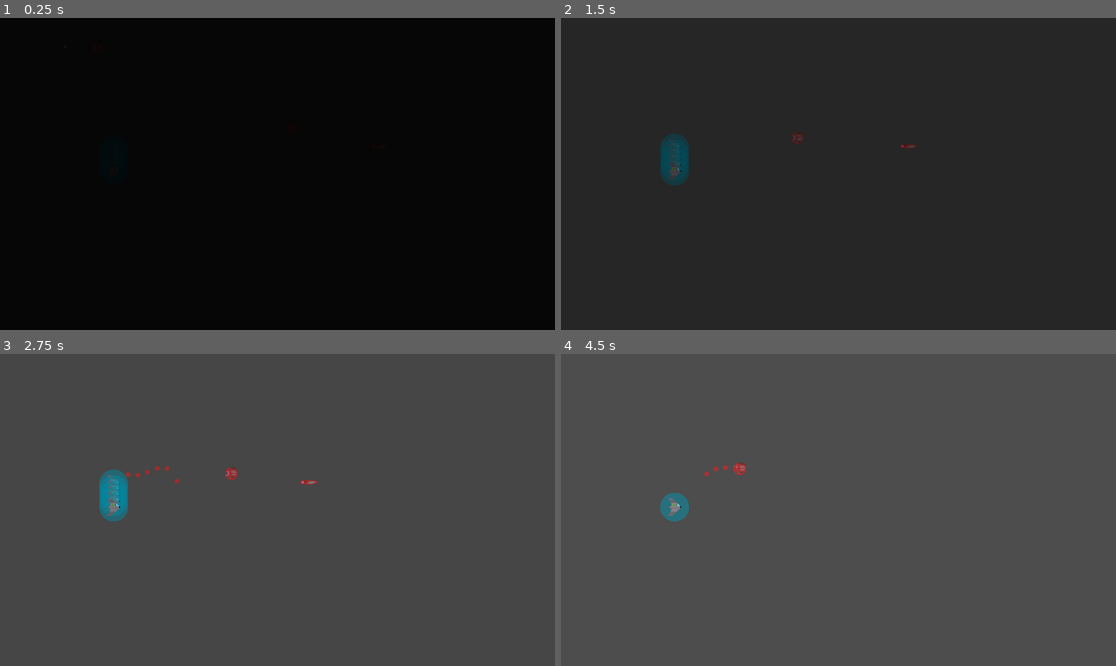
Above: before the commit, frames 1-4 (two rows, left to right).
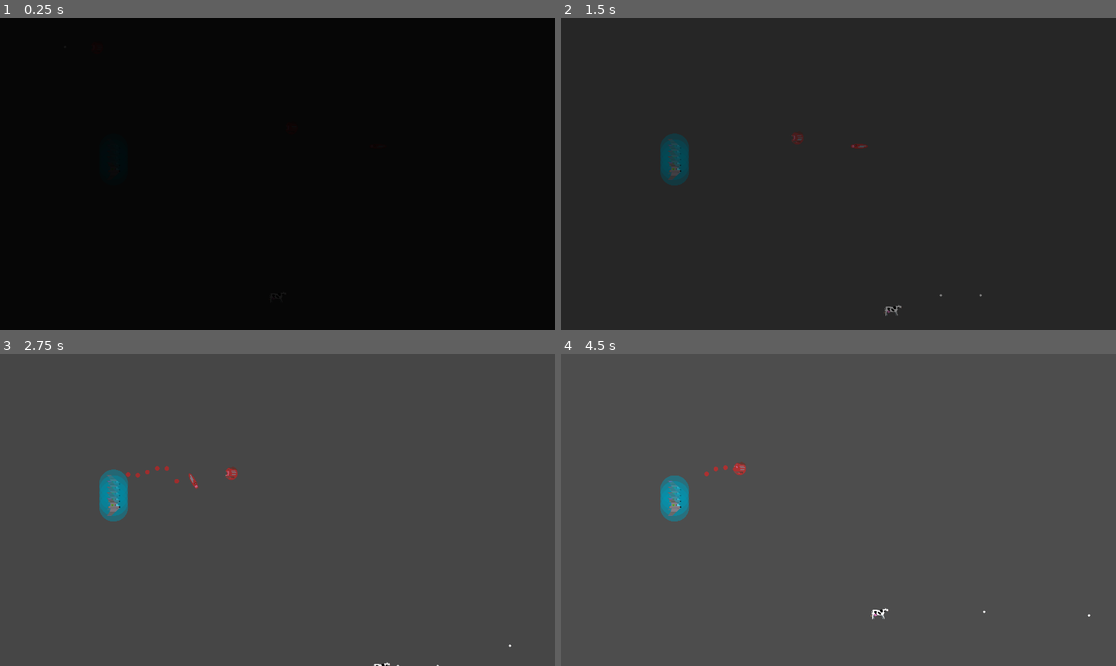
Above: after the commit, the same moments.

Repository: tfmertz/gamedevtv-jam-2026
Game: Godot game, scene res://scene/test/tom_test_level.tscn
Two runs of this game, one before a commit and one after it. Both use one fixed random seed, a clock stepped at 60 frames per second and the inputs below. This scene is started directly instead of the project's main scene.
Inputs:
- Up to frame 1 (0.25 s): no input
- Up to frame 2 (1.5 s): tap Enter at 0.5 s; hold D (move_right) 0.53-1.28 s; tap F (cycle_formation) at 0.6 s; hold S (move_down) from 1.28 s (still down); tap R (cycle_spacing) at 1.35 s
- Up to frame 3 (2.75 s): release S (move_down) at 2.03 s; hold D (move_right) from 2.03 s (still down); tap G (sort_ships) at 2.1 s
- Up to frame 4 (4.5 s): release D (move_right) at 2.78 s; hold W (move_up) 2.78-3.53 s; tap 3 at 2.85 s; hold A (move_left) from 3.53 s (still down); tap 4 at 3.6 s; tap 5 at 4.35 s

The runs differ from the first frame. In frame 2, 0.1% of the frame differs, in the area x 52-76%, y 40-96%; in frame 3, 0.1%; in frame 4, 0.5%, in the area x 17-96%, y 38-86%.

Commit message:
Enemy tweaks

Diff:
--- a/scene/bomber.tscn
+++ b/scene/bomber.tscn
@@ -13,6 +13,7 @@
 collision_layer = 2
 script = ExtResource("1_u514y")
 attack = 5
+speed = 250
 
 [node name="Sprite2D" type="Sprite2D" parent="." unique_id=1463319858]
 position = Vector2(-12, 4)
--- a/scene/test/tom_test_level.gd
+++ b/scene/test/tom_test_level.gd
@@ -3,12 +3,14 @@
 var bullet_scene: PackedScene = preload("res://scene/bullet.tscn")
 var enemy_scene: PackedScene = preload("res://scene/enemy_ship_node.tscn")
 var ship_scene: PackedScene = preload("res://scene/ship_node.tscn")
+var group_scene : PackedScene = preload("res://scene/player_group.tscn")
 
 # Called when the node enters the scene tree for the first time.
 func _ready() -> void:
 	# set up the ship and bullet
 	_spawn_bullet()
 	_spawn_enemy()
+	_spawn_mothership(Vector2(500, 500))
 
 	for i in range(5):
 		var pos = Vector2(400, 450 + i * 20)
@@ -37,6 +39,10 @@
 	new_ship.set_ship_type(ShipNode.ShipType.SHIELD)
 	new_ship.start(pos)
 
+func _spawn_mothership(pos: Vector2):
+	var player_fleet = group_scene.instantiate()
+	add_child(player_fleet)
+	player_fleet.spawn_mothership()
 
 func _on_timer_timeout() -> void:
 	_spawn_bullet()
--- a/src/bomber.gd
+++ b/src/bomber.gd
@@ -3,12 +3,14 @@
 @onready var attack_timer: Timer = $AttackTimer
 @onready var collision_shape_2d: CollisionShape2D = $ExplosionArea/CollisionShape2D
 @onready var explosion_area: Area2D = $ExplosionArea
+@onready var sprite_2d: Sprite2D = $Sprite2D
 
 ## How long to wait until attacking
 @export var attack_delay := 2
 @export var explosion_radius := 50
 
 var is_attacking := false
+var direction := Vector2.LEFT
 
 func _ready() -> void:
 	collision_shape_2d.shape.radius = explosion_radius
@@ -18,20 +20,32 @@
 func _move(delta: float) -> void:
 	if not is_attacking:
 		# speed is really accel here
-		velocity += Vector2.LEFT * speed * delta
+		velocity += direction * speed * delta
 	else:
 		# quick drag
-		velocity = velocity.move_toward(Vector2.ZERO, 500 * delta)
+		velocity = velocity.move_toward(Vector2.ZERO, 1000 * delta)
+		#look_at(direction)
 
 	if not velocity.is_zero_approx():
 		position += velocity * delta
 
 func _attack() -> void:
 	is_attacking = true
+	# get player and set direction
+	var player = get_tree().get_first_node_in_group("player")
+	# set our new direction
+	if player:
+		direction = position.direction_to(player.position)
+		# set sprite to right rotation
+		sprite_2d.rotation = direction.angle()
+		sprite_2d.scale.x *= -1
+		#$RayCast2D.target_position = direction
+
 	await flash()
+
 	is_attacking = false
 	# launch attack
-	speed = 400
+	speed *= 2
 	# clean enemy if they didn't collide
 	get_tree().create_timer(5).timeout.connect(queue_free)
 
--- a/src/enemy.gd
+++ b/src/enemy.gd
@@ -53,4 +53,4 @@
 	return base.normalized().rotated(angle_offset)
 
 func _die() -> void:
-	pass
+	queue_free()
Not shown: 1 places in scene/test/tom_test_level.tscn that only renumber resources
